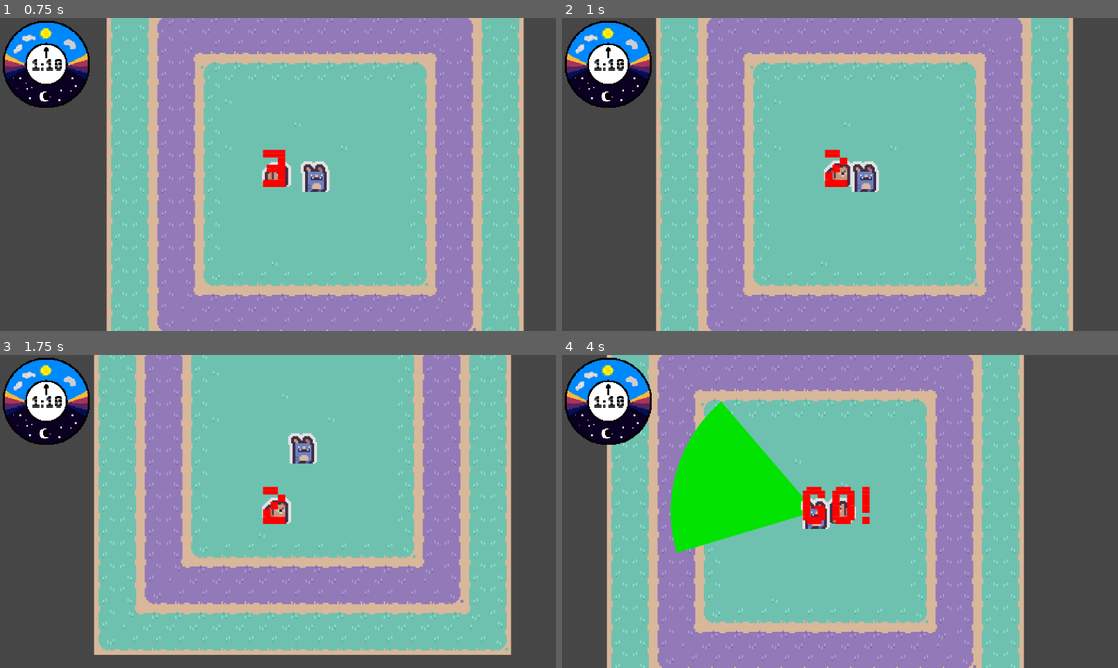
Above: before the commit, frames 1-4 (two rows, left to right).
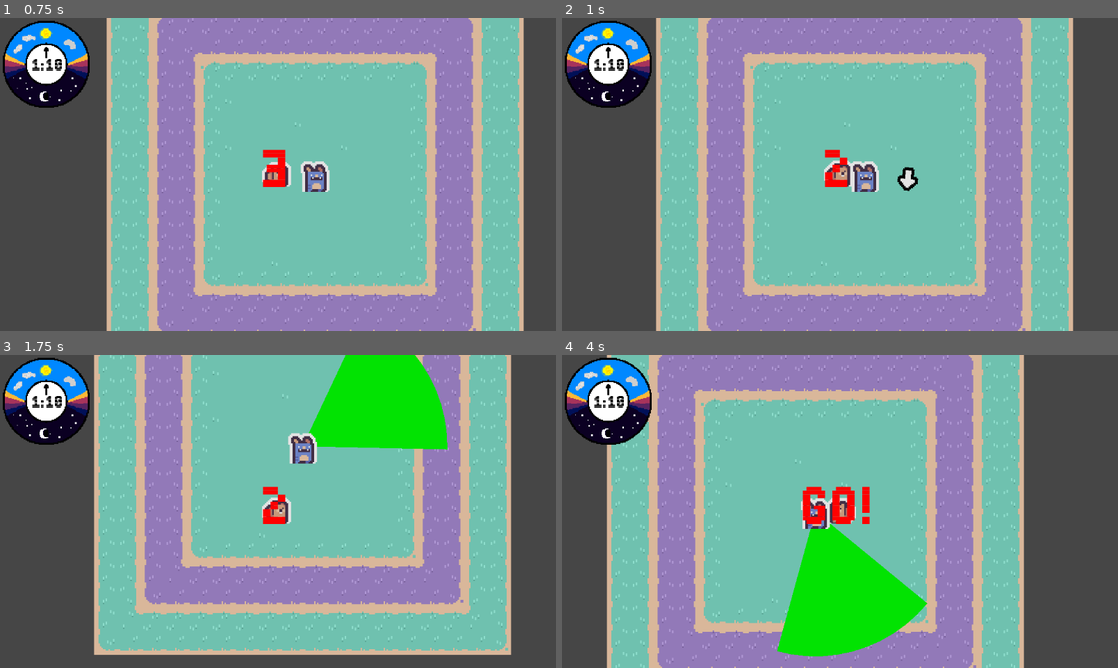
Above: after the commit, the same moments.

Repository: Sosenteam/groundhog-stealth
Game: Godot game, scene res://world.tscn
Same seed, same stepped clock (60 frames per second), same inputs: the game is played once before the commit and once after it.
Inputs:
- Up to frame 1 (0.75 s): tap Enter at 0.5 s; hold D (move_right) from 0.53 s (still down); hold Space (move_dash) from 0.53 s (still down)
- Up to frame 2 (1 s): keep holding D (move_right); keep holding Space (move_dash)
- Up to frame 3 (1.75 s): release D (move_right) at 1.28 s; release Space (move_dash) at 1.28 s; hold S (move_down) from 1.28 s (still down); tap Space (move_dash) at 1.35 s
- Up to frame 4 (4 s): release S (move_down) at 2.03 s; hold D (move_right) 2.03-2.78 s; hold Space (move_dash) 2.03-2.78 s; hold W (move_up) 2.78-3.53 s; tap Space (move_dash) at 2.85 s; hold A (move_left) from 3.53 s (still down); hold Space (move_dash) from 3.53 s (still down)

Frame 1 is identical in both runs. In frame 2, 0.2% of the frame differs, in the area x 60-65%, y 47-56%; in frame 3, 6.0%; in frame 4, 14%, in the area x 19-66%, y 14-97%.

Commit message:
added indication and tweens to phil

Diff:
--- a/phil/phil.gd
+++ b/phil/phil.gd
@@ -12,6 +12,9 @@
 var rays_to_draw = []
 var debug_color = Color.GREEN
 var view_cone_enabled = false
+
+@onready var arrow_pivot = $ArrowPivot
+@onready var indicator_arrow = $ArrowPivot/IndicatorArrow
 
 func _ready() -> void:
 	pass
@@ -35,7 +38,7 @@
 	queue_redraw()
 
 func _draw() -> void:
-
+	# Draw View Cone
 	if(view_cone_enabled):
 		# Make array of points for detection polygon
 		var poly_array: PackedVector2Array = [Vector2(0,0)]
@@ -45,8 +48,6 @@
 			poly_array.append(to_local(ray[1]))
 			color_array.append(debug_color)
 		draw_polygon(poly_array,color_array)
-
-
 ## Sents out raycasts across -view_angle to x
 func check_for_collision() -> bool:
 	var collision_result = false
--- a/phil/phil.tscn
+++ b/phil/phil.tscn
@@ -10,6 +10,7 @@
 [ext_resource type="Script" uid="uid://cfms68kcldwb6" path="res://phil/states/burrowing.gd" id="5_wxeps"]
 [ext_resource type="Script" uid="uid://c6h8fprdjo4yi" path="res://phil/states/emerging.gd" id="8_xyla7"]
 [ext_resource type="Script" uid="uid://bfoq4cogat3x6" path="res://phil/states/forward_search.gd" id="10_ifyon"]
+[ext_resource type="Texture2D" uid="uid://ido4y0jwgcf1" path="res://assets/arrow.png" id="11_rncno"]
 
 [sub_resource type="SpriteFrames" id="SpriteFrames_4y77u"]
 animations = [{
@@ -76,3 +77,9 @@
 [node name="ForwardSearch" type="Node" parent="StateMachine" unique_id=1149789511]
 script = ExtResource("10_ifyon")
 metadata/_custom_type_script = "uid://c8pq7s0esture"
+
+[node name="ArrowPivot" type="Node2D" parent="." unique_id=490432737]
+
+[node name="IndicatorArrow" type="Sprite2D" parent="ArrowPivot" unique_id=2041462652]
+visible = false
+texture = ExtResource("11_rncno")
--- a/phil/phil_state_machine.gd
+++ b/phil/phil_state_machine.gd
@@ -39,6 +39,6 @@
 	print(target_state_path)
 
 func _random_state():
-	var next_state_id = randi_range(0,1)
-	var next_state = ["Burrowing","SpinningSearch"][next_state_id]
+	var next_state_id = randi_range(0,2)
+	var next_state = ["Burrowing","SpinningSearch","ForwardSearch"][next_state_id]
 	_transition_to_next_state(next_state)
--- a/phil/states/forward_search.gd
+++ b/phil/states/forward_search.gd
@@ -3,9 +3,22 @@
 
 func enter(previous_state_path: String, data := {}) -> void:
 	phil.velocity = Vector2.ZERO
+	phil.direction = Vector2.from_angle(randf_range(0,2*PI))
+	#Indicate
+	phil.arrow_pivot.rotation = 0
+	phil.indicator_arrow.visible = true
+	phil.indicator_arrow.position = phil.direction*20
+	phil.indicator_arrow.rotation = phil.direction.angle()
+	var indicate_tween = get_tree().create_tween()
+	indicate_tween.tween_property(phil.indicator_arrow,"position",phil.direction*50,1).set_trans(Tween.TRANS_EXPO)
+	indicate_tween.tween_property(phil.indicator_arrow,"visible",false,0)
+	#viewcone
 	phil.view_cone_enabled = true
 	phil.view_angle = PI/6
-	phil.view_length = 500
+	# Make Viewlength Stretch
+	phil.view_length = 0
+	var view_length_tween = get_tree().create_tween()
+	view_length_tween.tween_property(phil,"view_length",500,3).set_trans(Tween.TRANS_EXPO)
 	$"../../AnimatedSprite2D".play("idle")
 	await get_tree().create_timer(3.0).timeout
 	finished.emit("Idle")
--- a/phil/states/idle.gd
+++ b/phil/states/idle.gd
@@ -5,7 +5,7 @@
 	phil.velocity = Vector2.ZERO
 	$"../../AnimatedSprite2D".play("idle")
 	phil.view_cone_enabled = false
-	await get_tree().create_timer(3.0).timeout
+	await get_tree().create_timer(1.0).timeout
 	$"../../StateMachine"._random_state()
 
 
--- a/phil/states/spinning_search.gd
+++ b/phil/states/spinning_search.gd
@@ -3,6 +3,21 @@
 
 func enter(previous_state_path: String, data := {}) -> void:
 	phil.velocity = Vector2.ZERO
+	#Indicate
+	phil.indicator_arrow.visible = true
+	phil.indicator_arrow.position = Vector2(30,0)
+	phil.indicator_arrow.rotation = PI/2
+	phil.direction = Vector2.from_angle(PI)
+	phil.arrow_pivot.rotation=0
+	var indicate_tween = get_tree().create_tween()
+	indicate_tween.tween_property(phil.arrow_pivot,"rotation",PI,.5)
+	#indicate_tween.parallel().tween_property(phil.indicator_arrow,"rotation",(-1.5*PI),0.5)
+	indicate_tween.tween_property(phil.indicator_arrow,"visible",false,0)
+	await get_tree().create_timer(0.5).timeout
+
+	#viewcone
+
+
 	phil.view_cone_enabled = true
 	phil.view_angle = PI/5
 	phil.view_length = 100
Binary file added: assets/arrow.png
Not shown, added: assets/arrow.png.import
